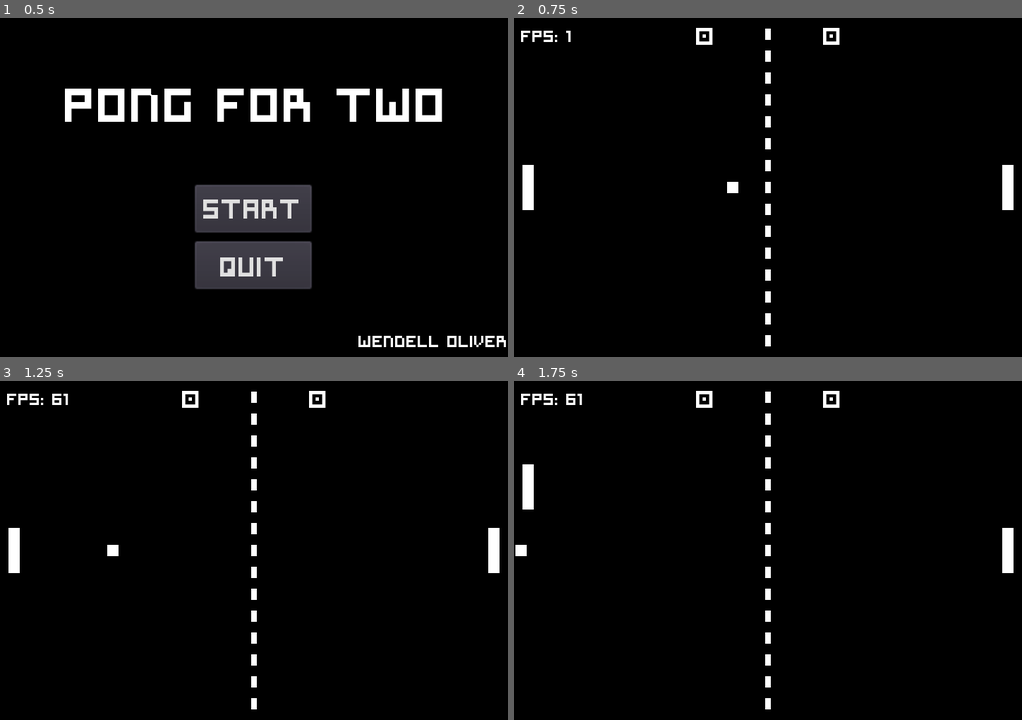
Above: before the commit, frames 1-4 (two rows, left to right).
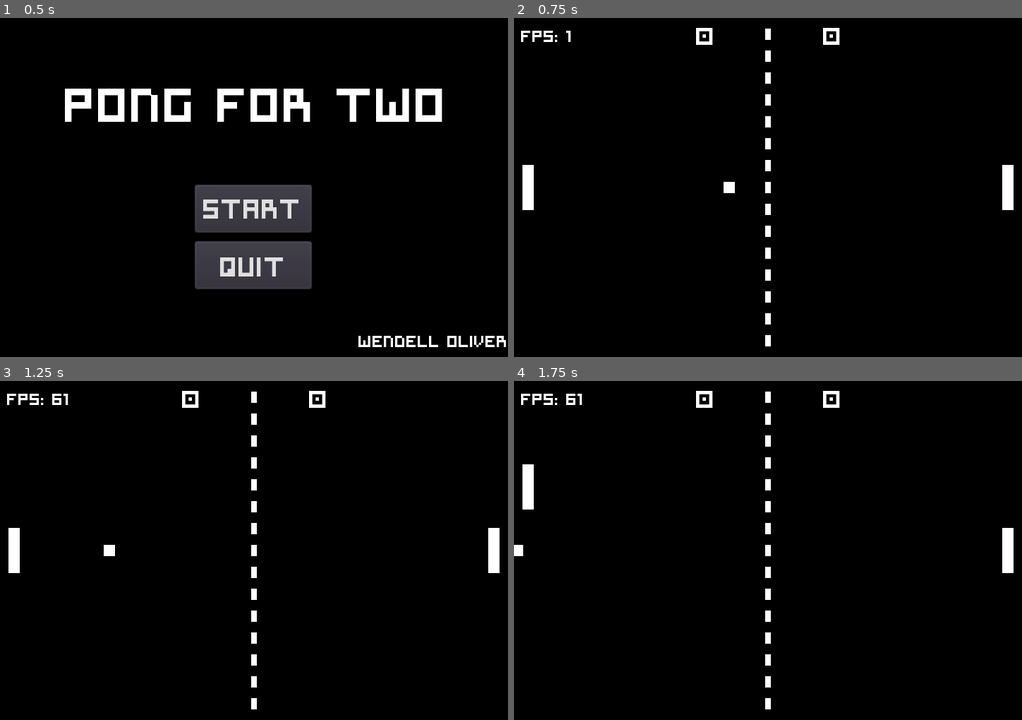
Above: after the commit, the same moments.

Repository: wendelloliiver/pong-for-two
Game: Godot game, scene res://src/scenes/Menu.tscn
Same seed, same stepped clock (60 frames per second), same inputs: the game is played once before the commit and once after it.
Inputs:
- Up to frame 1 (0.5 s): no input
- Up to frame 2 (0.75 s): click "Start" at 0.5 s
- Up to frame 3 (1.25 s): no input
- Up to frame 4 (1.75 s): hold A (p1_move_up) from 1.28 s (still down)

Frame 1 is identical in both runs. In frame 2, less than 0.1% of the frame differs, in the area x 41-45%, y 48-52%; in frame 3, less than 0.1%; in frame 4, less than 0.1%.

Commit message:
Atualizando o scripts
Melhorando a atualização do movimento dos objetos!

Diff:
--- a/game/src/scripts/Ball.gd
+++ b/game/src/scripts/Ball.gd
@@ -6,7 +6,7 @@
 var speed := 150
 var velocity := Vector2.LEFT
 
-func _physics_process(delta: float) -> void:
+func _process(delta: float) -> void:
 	position += velocity * speed * delta
 	check_collision_test()
 	check_for_scores()
--- a/game/src/scripts/Racket.gd
+++ b/game/src/scripts/Racket.gd
@@ -1,6 +1,6 @@
 extends Area2D
 
-func _physics_process(delta: float) -> void:
+func _process(delta: float) -> void:
 	if position.y > 0 + 16:
 		if Input.is_action_pressed("p1_move_up"):
 			position.y -= 100 * delta
